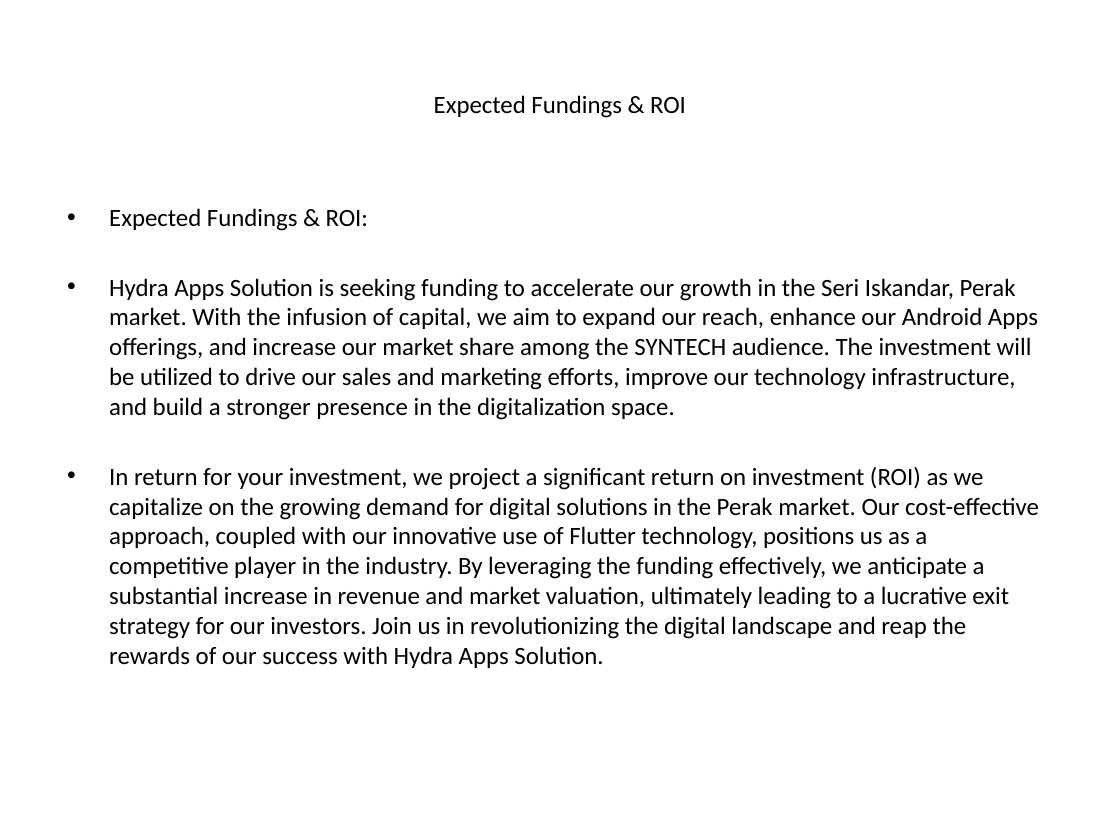
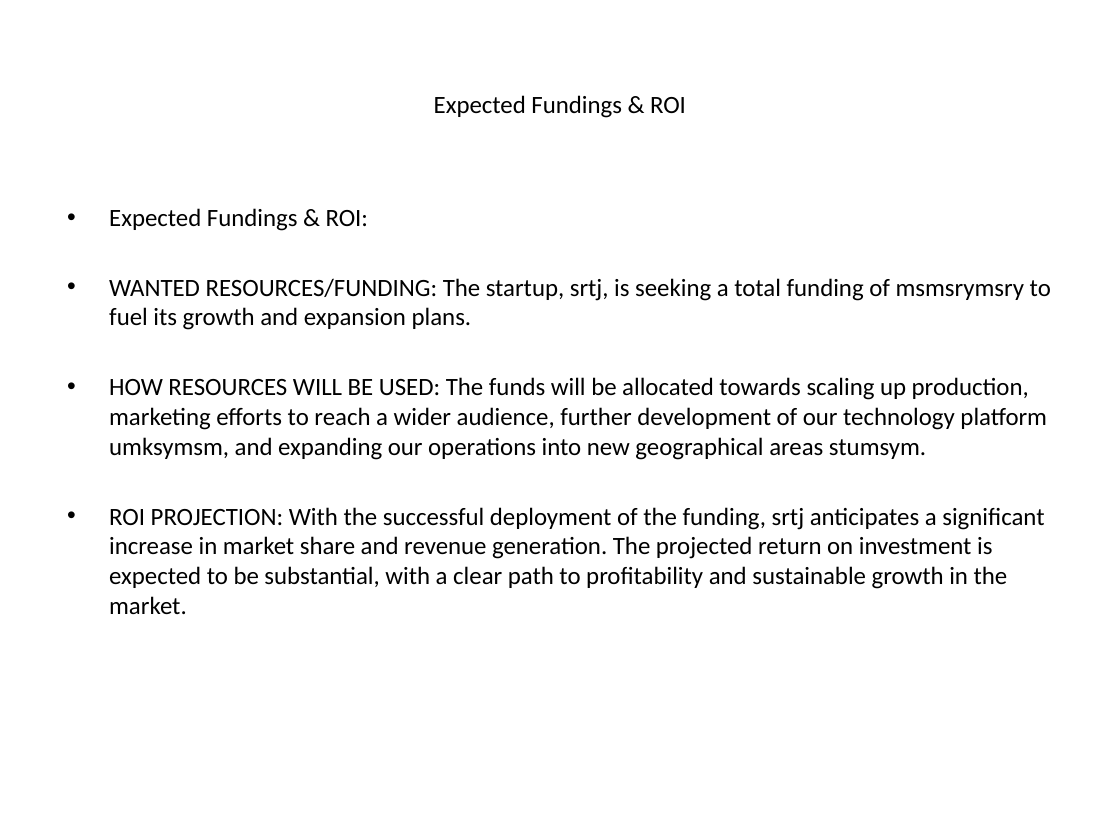
Before and after one commit to luhouyang/cantimagine, a slide deck: slide 6 of generated_ppt/_presentation.pptx. Drawn at 1120x840 pixels with LibreOffice and Linux fonts; fonts in the diff are those of the drawing. Boxes give left, top, right and bottom in pixels: in the first picture for what was removed or moved away, otherwise in the second. Text is boxed around its words. In the diff, an @@ line names an element or a change of style, - is before the commit and + after.

```diff
--- a/generated_ppt/_presentation.pptx
+++ b/generated_ppt/_presentation.pptx
@@ text at (109,278,1051,614): text changed @@
-• Hydra Apps Solution is seeking funding to accelerate our growth in the Seri Iskandar, Perak market. With the infusion of capital, we aim to expand our reach, enhance our Android Apps offerings, and increase our market share among the SYNTECH audience. The investment will be utilized to drive our sales and marketing efforts, improve our technology infrastructure, and build a stronger presence in the digitalization space.
-• In return for your investment, we project a significant return on investment (ROI) as we capitalize on the growing demand for digital solutions in the Perak market. Our cost-effective approach, coupled with our innovative use of Flutter technology, positions us as a competitive player in the industry. By leveraging the funding effectively, we anticipate a substantial increase in revenue and market valuation, ultimately leading to a lucrative exit strategy for our investors. Join us in revolutionizing the digital landscape and reap the rewards of our success with Hydra Apps Solution.
+• WANTED RESOURCES/FUNDING: The startup, srtj, is seeking a total funding of msmsrymsry to fuel its growth and expansion plans.
+• HOW RESOURCES WILL BE USED: The funds will be allocated towards scaling up production, marketing efforts to reach a wider audience, further development of our technology platform umksymsm, and expanding our operations into new geographical areas stumsym.
+• ROI PROJECTION: With the successful deployment of the funding, srtj anticipates a significant increase in market share and revenue generation. The projected return on investment is expected to be substantial, with a clear path to profitability and sustainable growth in the market.
```
Also in this commit, not shown: 4 other slides changed, 4 other files.
